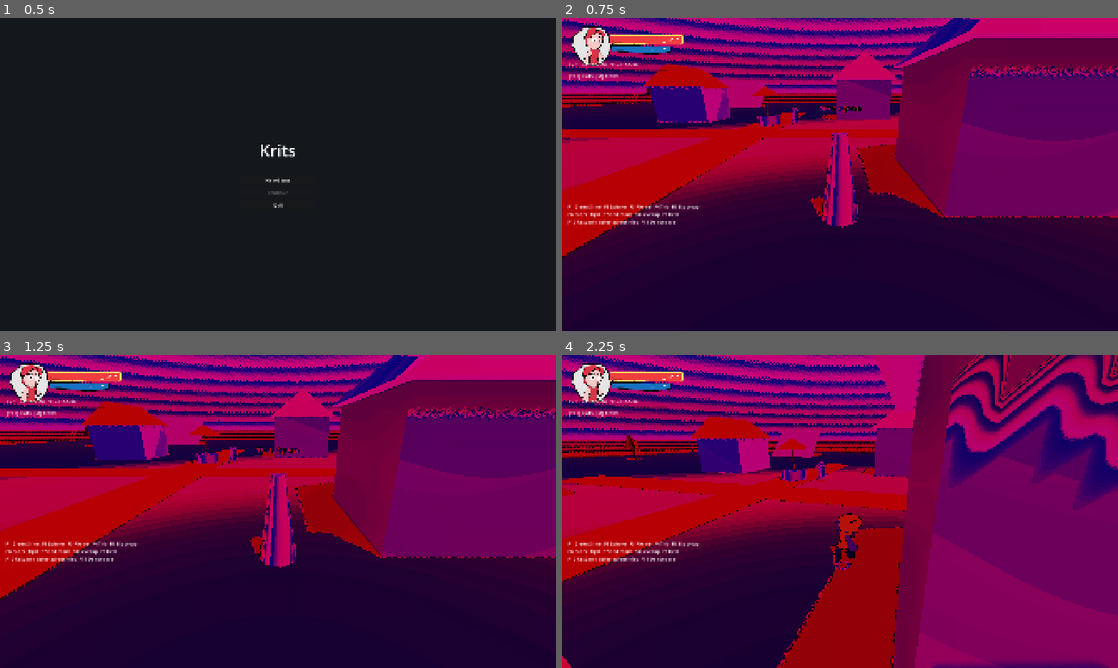
Above: before the commit, frames 1-4 (two rows, left to right).
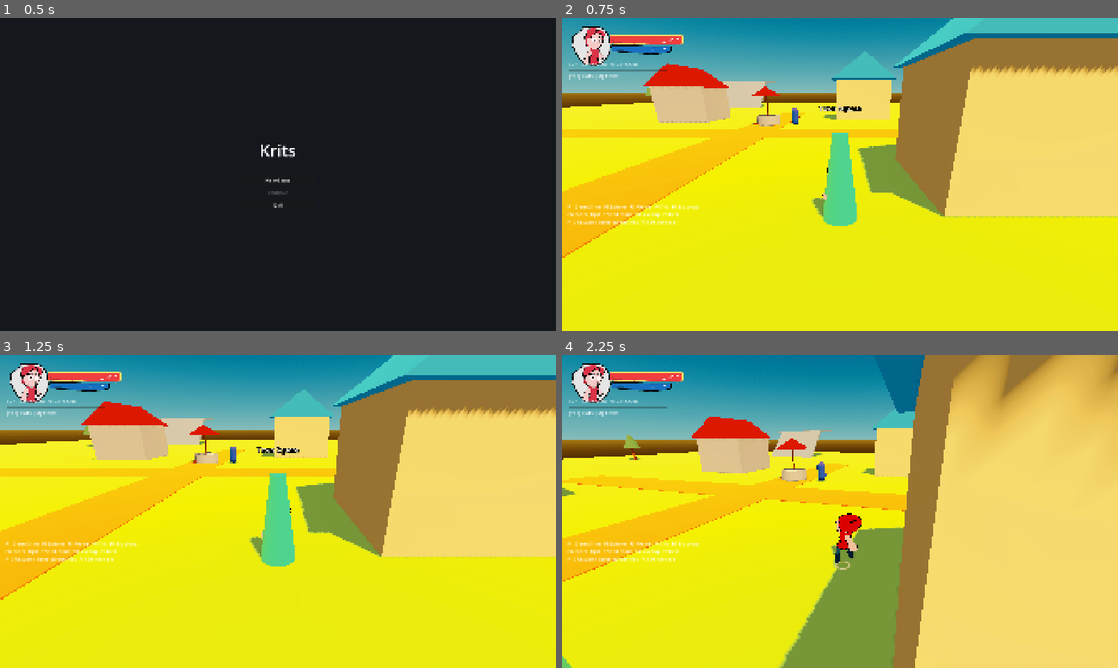
Above: after the commit, the same moments.

Repository: doggoanim/Krits
Game: Godot game, scene res://ui/main_menu.tscn
The game is run twice, just before and just after one commit, with the same random seed, the same clock (stepped at 60 frames per second) and the same inputs.
Inputs (mouse positions are in pixels of both pictures, inside the frame that each line leads up to):
- Up to frame 1 (0.5 s): no input
- Up to frame 2 (0.75 s): click "New Game" at 0.5 s
- Up to frame 3 (1.25 s): no input
- Up to frame 4 (2.25 s): tap Enter at 1.25 s; move the mouse to (867, 511) at 1.27 s; hold Ctrl (crouch_pound) 1.28-2.03 s; hold W (move_forward) from 1.28 s (still down); tap Space (jump) at 1.52 s; move the mouse to (812, 511) at 2.02 s; tap E (interact) at 2.1 s

Frame 1 is identical in both runs. In frame 2, 99% of the frame differs, in the area x 0-100%, y 0-100%; in frame 3, 99%; in frame 4, 99%.

Commit message:
added music

Diff:
--- a/world/grass_biome_lighting.tres
+++ b/world/grass_biome_lighting.tres
@@ -1,7 +1,7 @@
 [gd_resource type="Resource" script_class="EnvironmentConfig" format=3 uid="uid://cxq5uev4mffcc"]
 
 [ext_resource type="Script" uid="uid://d2qvr17ggn6bb" path="res://world/environment_config.gd" id="1_v032n"]
-[ext_resource type="Texture2D" path="res://assets/luts/arri_lut.png" id="2_lut"]
+[ext_resource type="CompressedTexture3D" uid="uid://b7ywf065f6aoe" path="res://assets/luts/sunset_lut.png" id="2_lut"]
 
 [resource]
 script = ExtResource("1_v032n")
--- a/world/hometown.tscn
+++ b/world/hometown.tscn
@@ -738,6 +738,15 @@
 [node name="CollisionShape3D" type="CollisionShape3D" parent="test2" unique_id=1778246945]
 shape = SubResource("BoxShape3D_bf34x")
 
+[node name="test3" type="StaticBody3D" parent="." unique_id=1070608973]
+transform = Transform3D(-4.371139e-08, 0, 1, 0, 1, 0, -1, 0, -4.371139e-08, 32.41536, 5.193923, -13.115128)
+
+[node name="MeshInstance3D" type="MeshInstance3D" parent="test3" unique_id=1249565175]
+mesh = SubResource("BoxMesh_wgm46")
+
+[node name="CollisionShape3D" type="CollisionShape3D" parent="test3" unique_id=259425761]
+shape = SubResource("BoxShape3D_bf34x")
+
 [node name="ElderMira" type="StaticBody3D" parent="." unique_id=-1165481586]
 transform = Transform3D(1, 0, 0, 0, 1, 0, 0, 0, 1, 3, 0, -6)
 script = ExtResource("1_npc")
Not shown, added: assets/luts/arri_lut.png.import
Binary file changed: assets/player/krits.glb
Not shown, changed: assets/player/krits.glb.import
Not shown, added: export_presets.cfg
Not shown, added: sounds/Music/title_track.ogg.import
Not shown, changed: sounds/Music/title_track.flp
Not shown, added: sounds/Music/title_track.ogg
